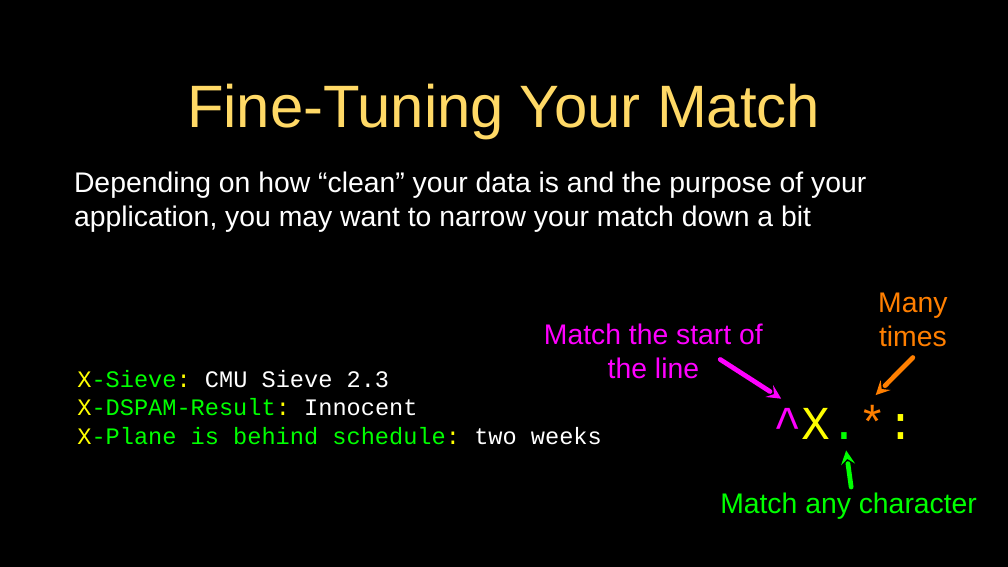
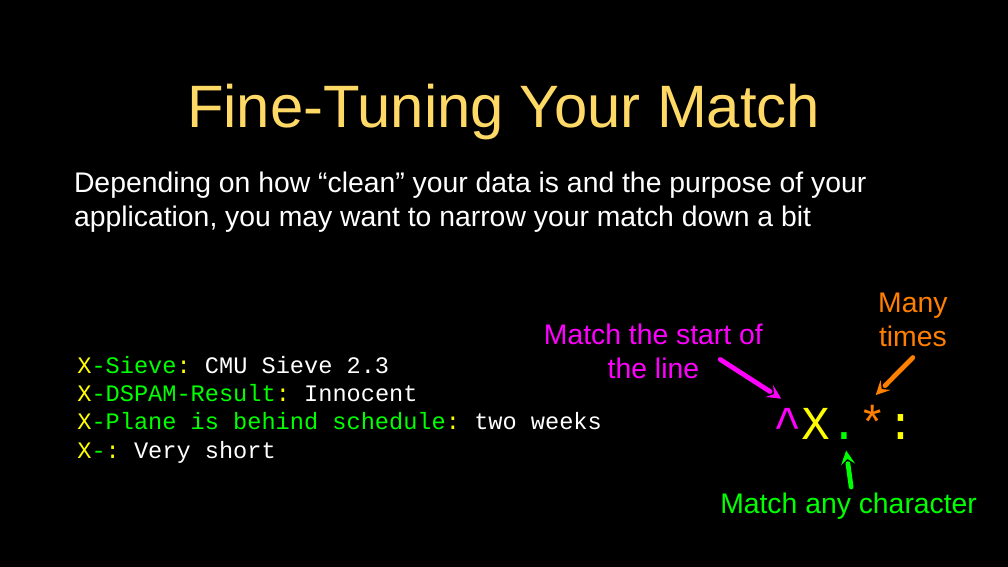
Before and after one commit to csev/py4e, a slide deck: slide 12 of lectures3/Pythonlearn-11-Regex.pptx. Drawn at 1008x567 pixels with LibreOffice and Linux fonts; fonts in the diff are those of the drawing. Boxes give left, top, right and bottom in pixels: in the first picture for what was removed or moved away, otherwise in the second. Text is boxed around its words. In the diff, an @@ line names an element or a change of style, - is before the commit and + after.

```diff
--- a/lectures3/Pythonlearn-11-Regex.pptx
+++ b/lectures3/Pythonlearn-11-Regex.pptx
@@ text at box(77, 441, 276, 463): paragraph added @@
+X-: Very short
```
Also in this commit, not shown: 1 other slide changed, 2 other files.
